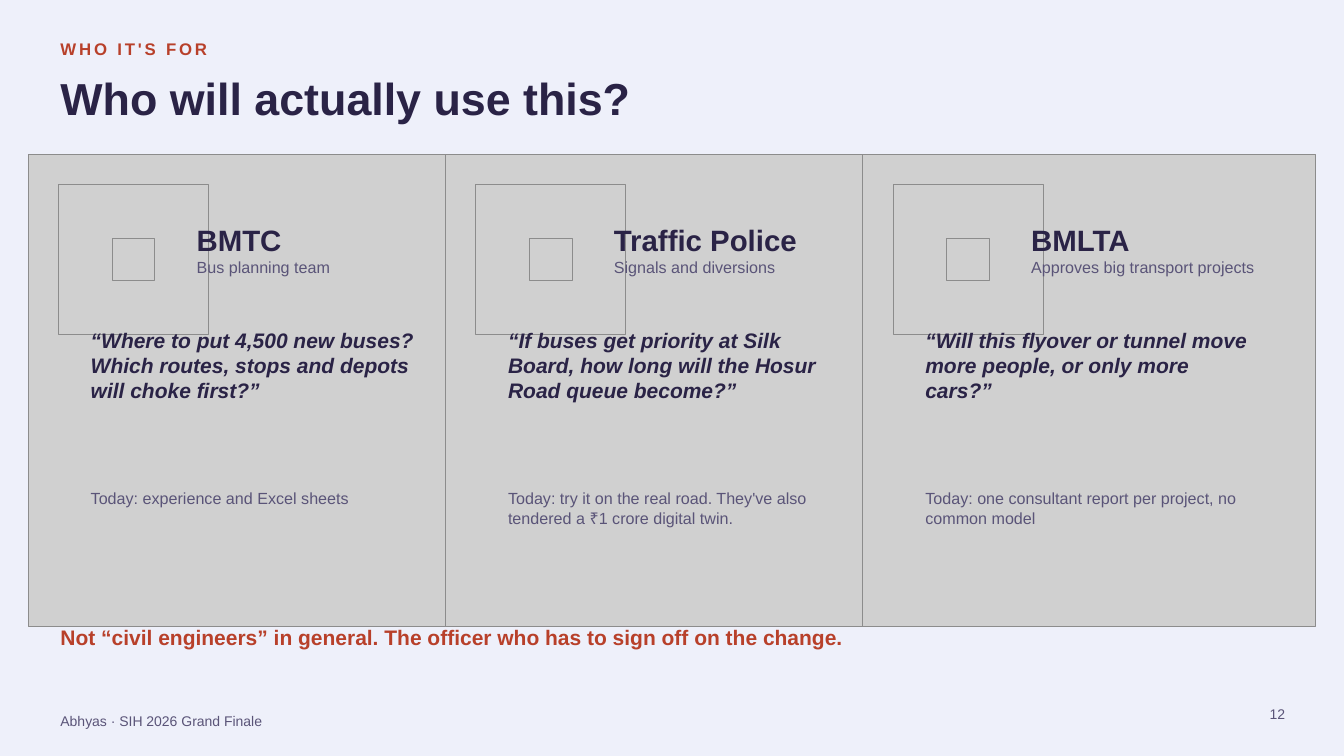
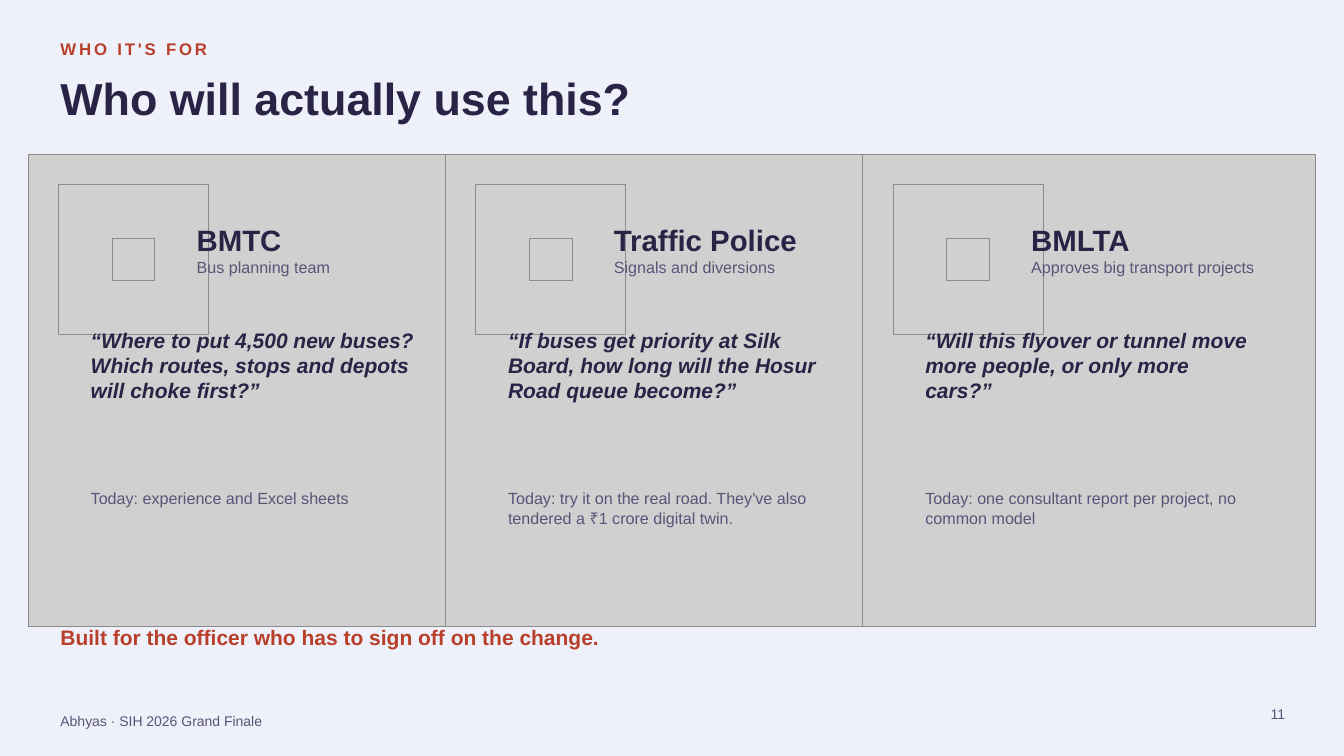
Before and after one commit to UnKnownnPasta/Abhyas, a slide deck: slide 11 of presentation/Abhyas_SIH2026_Finale.pptx (slide 12 before the commit). Drawn at 1344x756 pixels with LibreOffice and Linux fonts; fonts in the diff are those of the drawing; grey boxes stand for pictures. Boxes give left, top, right and bottom in pixels: in the first picture for what was removed or moved away, otherwise in the second. Text is boxed around its words. In the diff, an @@ line names an element or a change of style, - is before the commit and + after.

```diff
--- a/presentation/Abhyas_SIH2026_Finale.pptx
+++ b/presentation/Abhyas_SIH2026_Finale.pptx
@@ text at box(60, 629, 599, 650): text changed @@
-Not “civil engineers” in general. The officer who has to sign off on the change.
+Built for the officer who has to sign off on the change.
@@ page number at box(1271, 709, 1285, 719): text changed @@
-12
+11
```
Also in this commit, not shown: 9 other slides changed, 1 slide removed.
